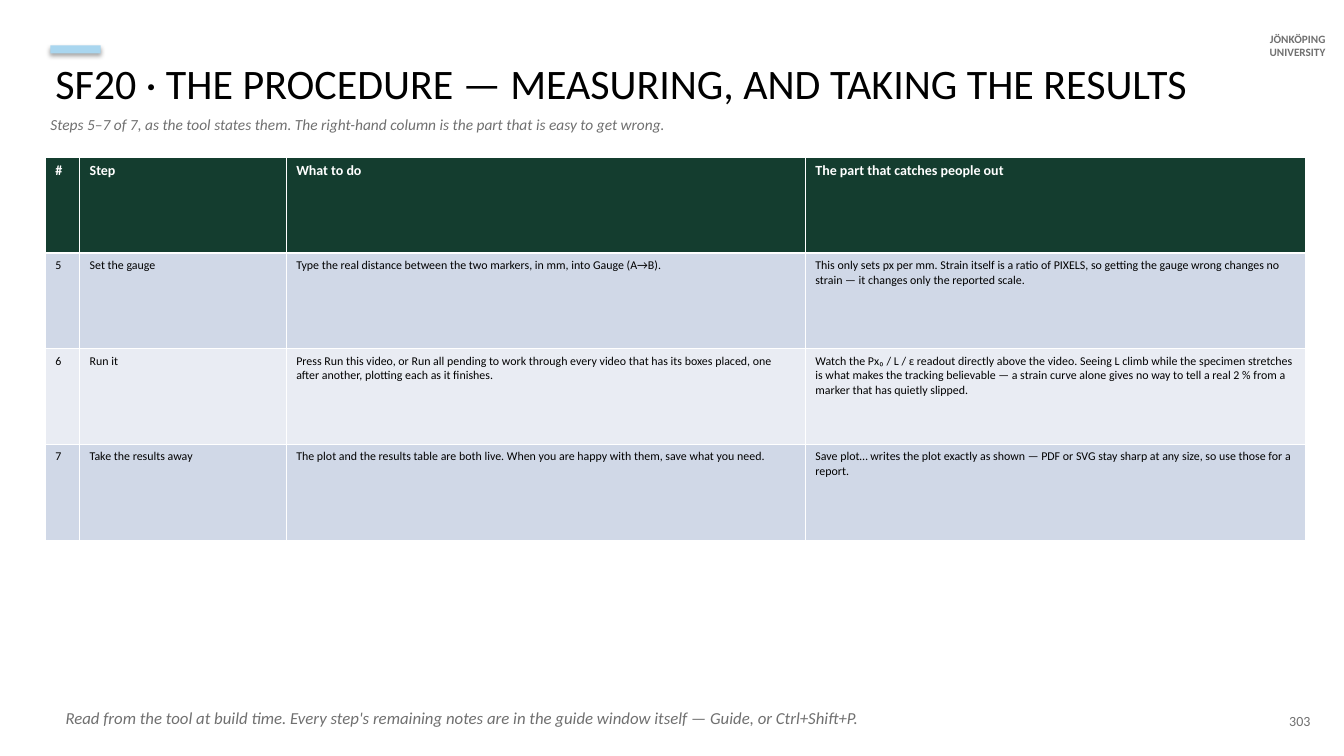
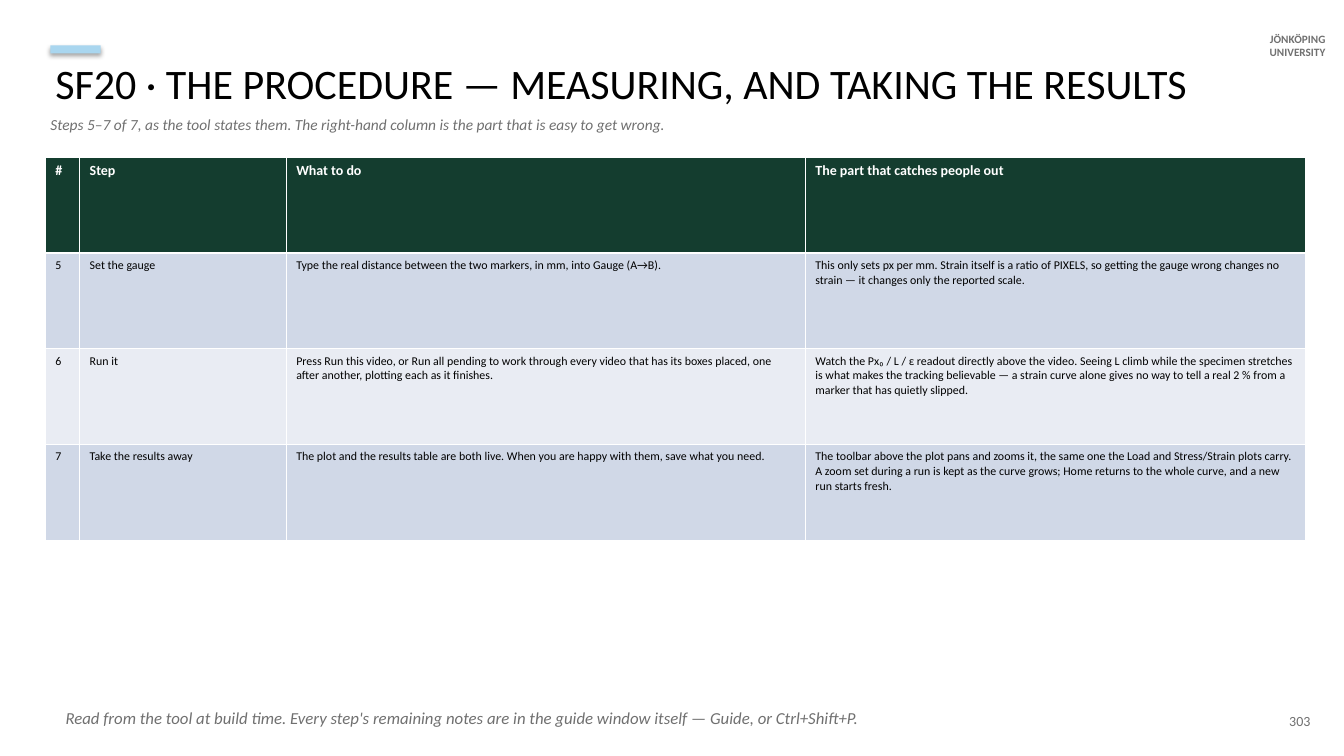
Before and after one commit to AdithyaSivakumar-3/UTM, a slide deck: slide 163 of documentation/decks/V6a_8_6_20_slides.pptx. Drawn at 1344x756 pixels with LibreOffice and Linux fonts; fonts in the diff are those of the drawing. Boxes give left, top, right and bottom in pixels: in the first picture for what was removed or moved away, otherwise in the second. Text is boxed around its words. In the diff, an @@ line names an element or a change of style, - is before the commit and + after.

```diff
--- a/documentation/decks/V6a_8_6_20_slides.pptx
+++ b/documentation/decks/V6a_8_6_20_slides.pptx
@@ table at (x1=45, y1=157, x2=1306, y2=540) @@
-row 4, column 4: Save plot… writes the plot exactly as shown — PDF or SVG stay sharp at any size, so use those for a report.
+row 4, column 4: The toolbar above the plot pans and zooms it, the same one the Load and Stress/Strain plots carry. A zoom set during a run is kept as the curve grows; Home returns to the whole curve, and a new run starts fresh.
```
Also in this commit, not shown: 1 other file.
